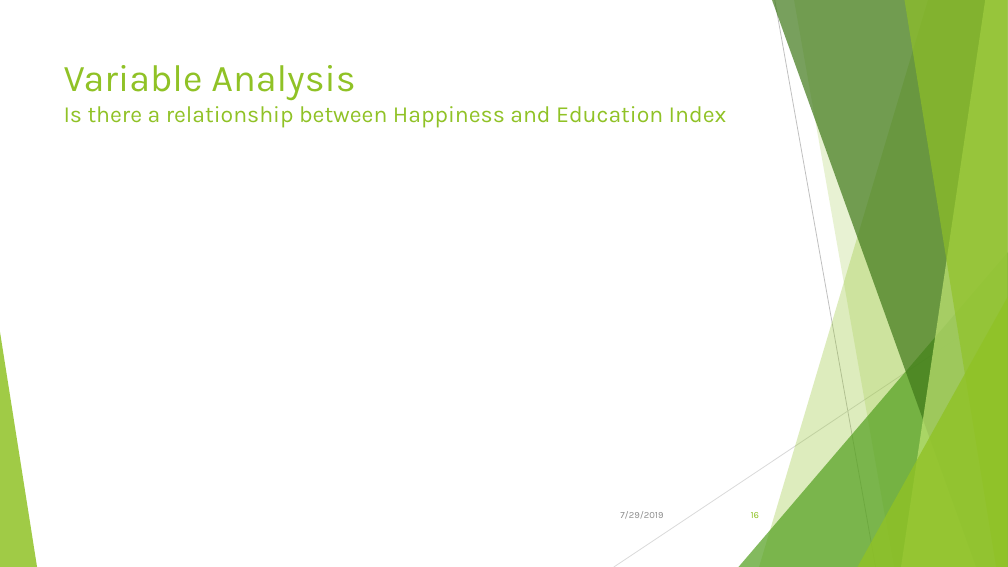
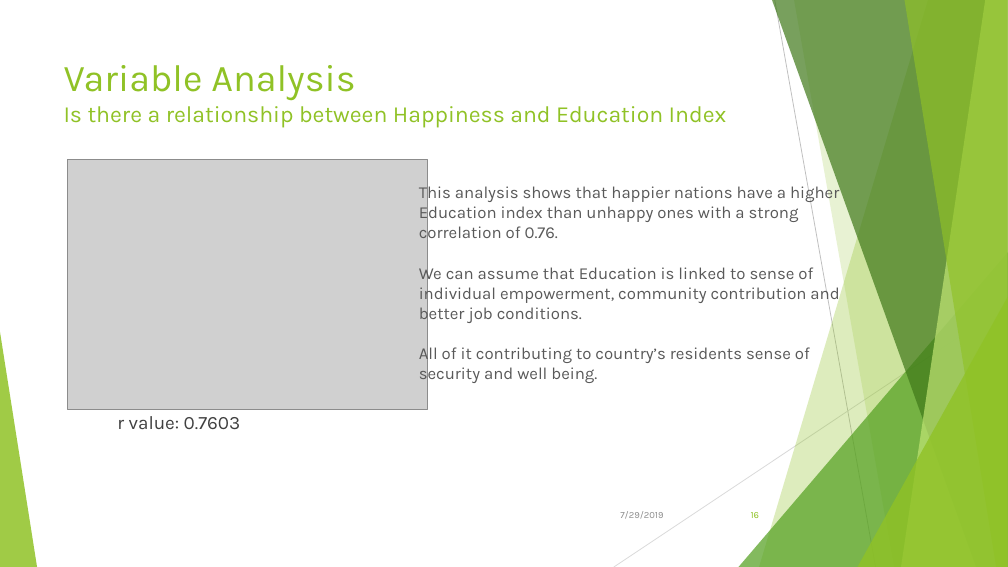
Before and after one commit to Kika000/Project-1, a slide deck: slide 16 of What Makes the World Happy.pptx. Drawn at 1008x567 pixels with LibreOffice and Linux fonts; fonts in the diff are those of the drawing; grey boxes stand for pictures. Boxes give left, top, right and bottom in pixels: in the first picture for what was removed or moved away, otherwise in the second. Text is boxed around its words. In the diff, an @@ line names an element or a change of style, - is before the commit and + after.

Commit message:
Modified to PPT slides 15,16,21 and 24

```diff
--- a/What Makes the World Happy.pptx
+++ b/What Makes the World Happy.pptx
@@ picture added at (68,160,428,409) @@
@@ text added at (419,183,839,385), 16 pt, text #595959 @@
+This analysis shows that happier nations have a higher Education index than unhappy ones with a strong correlation of 0.76.
+We can assume that Education is linked to sense of individual empowerment, community contribution and better job conditions.
+All of it contributing to country’s residents sense of security and well being.
@@ text added at (117,416,241,429), 18 pt, text #404040 @@
+r value: 0.7603
```
Also in this commit, not shown: 4 other slides changed, 2 other files.
